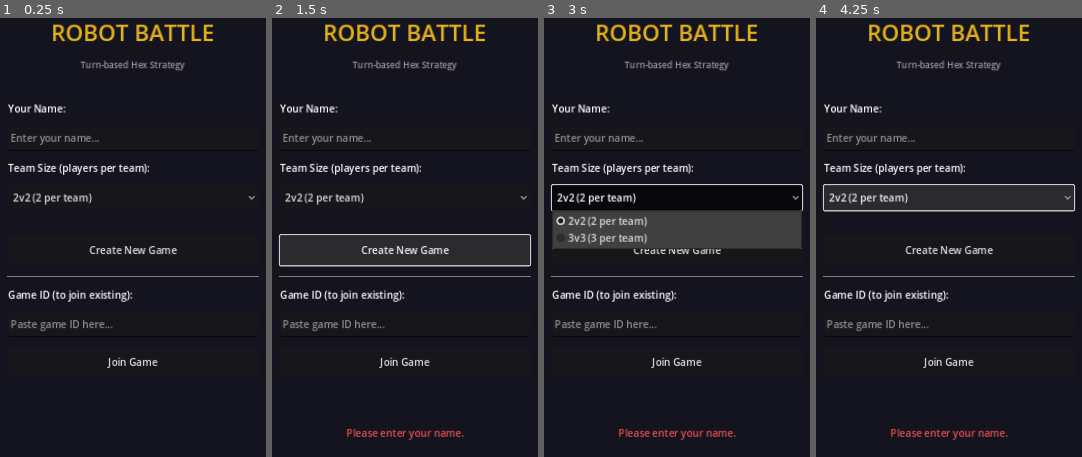
Above: before the commit, frames 1-4 (left to right).
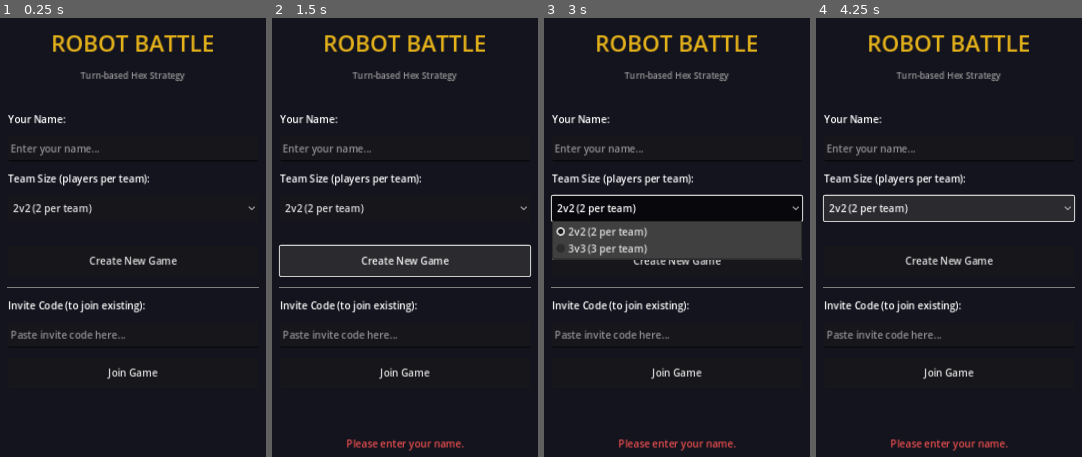
Above: after the commit, the same moments.

Repository: Karl-Eiholzer/robot_battle
Game: Godot game, scene res://scenes/main_menu.tscn
Two runs of this game, one before a commit and one after it. Both use one fixed random seed, a clock stepped at 60 frames per second and the inputs below.
Inputs:
- Up to frame 1 (0.25 s): no input
- Up to frame 2 (1.5 s): click "Join Game" at 0.5 s; click "Create New Game" at 1.25 s
- Up to frame 3 (3 s): click "Create New Game" at 2 s; click "2v2 (2 per team)" at 2.75 s
- Up to frame 4 (4.25 s): click "2v2 (2 per team)" at 3.5 s

The runs differ from the first frame. In frame 1, 9.7% of the frame differs, in the area x 2-98%, y 1-83%; in frame 2, 12%; in frame 3, 16%, in the area x 2-98%, y 1-99%; in frame 4, 12%.

Commit message:
Implement dual invite code system for team selection
Replace game_id-based joining with team-specific invite codes to give
creators control over team composition. Each game now generates two codes
(team_0_code and team_1_code) that creators share with their intended
teammates and opponents. This eliminates the unpredictability of
auto-assignment by join order.

Backend: New invite_codes.py generates memorable 3-word codes
(~84k combinations). Updated /game/create to return both codes.
Replaced /game/{game_id}/join with /game/invite/{code}/join endpoint.

Frontend: Updated main menu UI to display and copy both team codes.
Players now join by pasting the code they received.

Tests: Updated test_api.py and test_full_game.py to use invite codes
for all join operations.

Breaking change: Old /game/{game_id}/join endpoint removed.

Co-Authored-By: Claude Sonnet 4.5 <noreply@anthropic.com>

Diff:
--- a/game_client/scenes/main_menu.gd
+++ b/game_client/scenes/main_menu.gd
@@ -5,11 +5,16 @@
 @onready var player_name_input: LineEdit = $CenterContainer/VBox/PlayerNameInput
 @onready var team_size_option: OptionButton = $CenterContainer/VBox/TeamSizeOption
 @onready var create_game_btn: Button = $CenterContainer/VBox/CreateGameBtn
-@onready var game_id_input: LineEdit = $CenterContainer/VBox/GameIDInput
+@onready var invite_code_input: LineEdit = $CenterContainer/VBox/InviteCodeInput
 @onready var join_game_btn: Button = $CenterContainer/VBox/JoinGameBtn
 @onready var status_label: Label = $CenterContainer/VBox/StatusLabel
 @onready var error_label: Label = $CenterContainer/VBox/ErrorLabel
-@onready var game_id_display: Label = $CenterContainer/VBox/GameIDDisplay
+@onready var team_0_code_label: Label = $CenterContainer/VBox/Team0CodeLabel
+@onready var team_0_code_display: Label = $CenterContainer/VBox/Team0CodeDisplay
+@onready var copy_team_0_btn: Button = $CenterContainer/VBox/CopyTeam0Btn
+@onready var team_1_code_label: Label = $CenterContainer/VBox/Team1CodeLabel
+@onready var team_1_code_display: Label = $CenterContainer/VBox/Team1CodeDisplay
+@onready var copy_team_1_btn: Button = $CenterContainer/VBox/CopyTeam1Btn
 @onready var poll_timer: Timer = $PollTimer
 
 # ==================== State ====================
@@ -27,12 +32,12 @@
 	# Pre-fill from saved state if available
 	if GameState.player_name != "":
 		player_name_input.text = GameState.player_name
-	if GameState.game_id != "":
-		game_id_input.text = GameState.game_id
 
 	# Connect buttons
 	create_game_btn.pressed.connect(_on_create_pressed)
 	join_game_btn.pressed.connect(_on_join_pressed)
+	copy_team_0_btn.pressed.connect(_on_copy_team_0_pressed)
+	copy_team_1_btn.pressed.connect(_on_copy_team_1_pressed)
 	poll_timer.timeout.connect(_on_poll_timer)
 
 	# Connect API signals
@@ -56,32 +61,57 @@
 
 func _on_join_pressed() -> void:
 	var pname = player_name_input.text.strip_edges()
-	var gid = game_id_input.text.strip_edges()
+	var code = invite_code_input.text.strip_edges()
 	if pname == "":
 		_show_error("Please enter your name.")
 		return
-	if gid == "":
-		_show_error("Please enter a game ID.")
+	if code == "":
+		_show_error("Please enter an invite code.")
 		return
 
 	GameState.player_name = pname
 	_set_waiting(true, "Joining game...")
-	APIClient.join_game(gid, pname)
+	APIClient.join_game_by_code(code, pname)
+
+func _on_copy_team_0_pressed() -> void:
+	var code = team_0_code_display.text
+	if code != "":
+		DisplayServer.clipboard_set(code)
+		_show_status("Team 0 code copied! Share with your teammates.")
+
+func _on_copy_team_1_pressed() -> void:
+	var code = team_1_code_display.text
+	if code != "":
+		DisplayServer.clipboard_set(code)
+		_show_status("Team 1 code copied! Share with opponents.")
 
 # ==================== API Response Handlers ====================
 
 func _on_game_created(data: Dictionary) -> void:
 	GameState.initialize_from_create_response(data)
-	_show_status("Game created! Share this ID with your friends:")
-	game_id_display.text = GameState.game_id
+
+	# Show both invite codes
+	var team_0_code = data.get("team_0_invite_code", "")
+	var team_1_code = data.get("team_1_invite_code", "")
+
+	team_0_code_display.text = team_0_code
+	team_1_code_display.text = team_1_code
+
+	team_0_code_label.visible = true
+	team_0_code_display.visible = true
+	copy_team_0_btn.visible = true
+	team_1_code_label.visible = true
+	team_1_code_display.visible = true
+	copy_team_1_btn.visible = true
+
+	_show_status("Game created! Share codes with players:")
 	_set_waiting(true, "Waiting for players to join...")
 	poll_timer.start()
 
 func _on_game_joined(data: Dictionary) -> void:
 	GameState.initialize_from_join_response(data)
 	var state = data.get("state", "")
-	_show_status("Joined game " + GameState.game_id)
-	game_id_display.text = "Game ID: " + GameState.game_id
+	_show_status("Joined game as Team %d" % GameState.player_team)
 
 	if state == "in_progress":
 		_transition_forward()
@@ -102,7 +132,7 @@
 		_:
 			_show_status("Game state: " + state)
 
-func _on_request_failed(endpoint: String, status_code: int, body: String) -> void:
+func _on_request_failed(_endpoint: String, status_code: int, body: String) -> void:
 	_set_waiting(false, "")
 	poll_timer.stop()
 	_show_error("Error (%d): %s" % [status_code, body])
--- a/game_client/scenes/main_menu.tscn
+++ b/game_client/scenes/main_menu.tscn
@@ -7,6 +7,8 @@
 anchors_preset = 15
 anchor_right = 1.0
 anchor_bottom = 1.0
+grow_horizontal = 2
+grow_vertical = 2
 script = ExtResource("1")
 
 [node name="Background" type="ColorRect" parent="."]
@@ -14,6 +16,8 @@
 anchors_preset = 15
 anchor_right = 1.0
 anchor_bottom = 1.0
+grow_horizontal = 2
+grow_vertical = 2
 color = Color(0.08, 0.08, 0.12, 1)
 
 [node name="CenterContainer" type="CenterContainer" parent="."]
@@ -21,99 +25,129 @@
 anchors_preset = 15
 anchor_right = 1.0
 anchor_bottom = 1.0
+grow_horizontal = 2
+grow_vertical = 2
 
 [node name="VBox" type="VBoxContainer" parent="CenterContainer"]
+custom_minimum_size = Vector2(400, 0)
 layout_mode = 2
-custom_minimum_size = Vector2(400, 0)
 theme_override_constants/separation = 16
 
 [node name="Title" type="Label" parent="CenterContainer/VBox"]
 layout_mode = 2
+theme_override_colors/font_color = Color(0.9, 0.7, 0.1, 1)
+theme_override_font_sizes/font_size = 36
 text = "ROBOT BATTLE"
 horizontal_alignment = 1
-theme_override_font_sizes/font_size = 36
-theme_override_colors/font_color = Color(0.9, 0.7, 0.1, 1)
 
 [node name="Subtitle" type="Label" parent="CenterContainer/VBox"]
 layout_mode = 2
+theme_override_colors/font_color = Color(0.6, 0.6, 0.6, 1)
+theme_override_font_sizes/font_size = 14
 text = "Turn-based Hex Strategy"
 horizontal_alignment = 1
-theme_override_font_sizes/font_size = 14
-theme_override_colors/font_color = Color(0.6, 0.6, 0.6, 1)
 
 [node name="Spacer1" type="Control" parent="CenterContainer/VBox"]
+custom_minimum_size = Vector2(0, 16)
 layout_mode = 2
-custom_minimum_size = Vector2(0, 16)
 
 [node name="PlayerNameLabel" type="Label" parent="CenterContainer/VBox"]
 layout_mode = 2
 text = "Your Name:"
 
 [node name="PlayerNameInput" type="LineEdit" parent="CenterContainer/VBox"]
+custom_minimum_size = Vector2(0, 40)
 layout_mode = 2
 placeholder_text = "Enter your name..."
-custom_minimum_size = Vector2(0, 40)
 
 [node name="TeamSizeLabel" type="Label" parent="CenterContainer/VBox"]
 layout_mode = 2
 text = "Team Size (players per team):"
 
 [node name="TeamSizeOption" type="OptionButton" parent="CenterContainer/VBox"]
+custom_minimum_size = Vector2(0, 40)
 layout_mode = 2
-custom_minimum_size = Vector2(0, 40)
+selected = 0
 item_count = 2
-selected = 0
+popup/item_1/id = 1
 
 [node name="Spacer2" type="Control" parent="CenterContainer/VBox"]
+custom_minimum_size = Vector2(0, 8)
 layout_mode = 2
-custom_minimum_size = Vector2(0, 8)
 
 [node name="CreateGameBtn" type="Button" parent="CenterContainer/VBox"]
+custom_minimum_size = Vector2(0, 48)
 layout_mode = 2
-custom_minimum_size = Vector2(0, 48)
 text = "Create New Game"
 
 [node name="Separator" type="HSeparator" parent="CenterContainer/VBox"]
 layout_mode = 2
 
-[node name="GameIDLabel" type="Label" parent="CenterContainer/VBox"]
+[node name="InviteCodeLabel" type="Label" parent="CenterContainer/VBox"]
 layout_mode = 2
-text = "Game ID (to join existing):"
+text = "Invite Code (to join existing):"
 
-[node name="GameIDInput" type="LineEdit" parent="CenterContainer/VBox"]
+[node name="InviteCodeInput" type="LineEdit" parent="CenterContainer/VBox"]
+custom_minimum_size = Vector2(0, 40)
 layout_mode = 2
-placeholder_text = "Paste game ID here..."
-custom_minimum_size = Vector2(0, 40)
+placeholder_text = "Paste invite code here..."
 
 [node name="JoinGameBtn" type="Button" parent="CenterContainer/VBox"]
+custom_minimum_size = Vector2(0, 48)
 layout_mode = 2
-custom_minimum_size = Vector2(0, 48)
 text = "Join Game"
 
 [node name="Spacer3" type="Control" parent="CenterContainer/VBox"]
+custom_minimum_size = Vector2(0, 8)
 layout_mode = 2
-custom_minimum_size = Vector2(0, 8)
 
 [node name="StatusLabel" type="Label" parent="CenterContainer/VBox"]
 layout_mode = 2
-text = ""
+theme_override_colors/font_color = Color(0.4, 0.9, 0.4, 1)
 horizontal_alignment = 1
 autowrap_mode = 3
-theme_override_colors/font_color = Color(0.4, 0.9, 0.4, 1)
 
 [node name="ErrorLabel" type="Label" parent="CenterContainer/VBox"]
 layout_mode = 2
-text = ""
+theme_override_colors/font_color = Color(0.9, 0.3, 0.3, 1)
 horizontal_alignment = 1
 autowrap_mode = 3
-theme_override_colors/font_color = Color(0.9, 0.3, 0.3, 1)
 
-[node name="GameIDDisplay" type="Label" parent="CenterContainer/VBox"]
+[node name="Team0CodeLabel" type="Label" parent="CenterContainer/VBox"]
 layout_mode = 2
-text = ""
+text = "Team 0 Code (Your Team):"
+visible = false
+
+[node name="Team0CodeDisplay" type="Label" parent="CenterContainer/VBox"]
+layout_mode = 2
+theme_override_colors/font_color = Color(0.4, 0.9, 0.4, 1)
+theme_override_font_sizes/font_size = 14
 horizontal_alignment = 1
-theme_override_font_sizes/font_size = 12
-theme_override_colors/font_color = Color(0.7, 0.7, 1.0, 1)
+visible = false
+
+[node name="CopyTeam0Btn" type="Button" parent="CenterContainer/VBox"]
+custom_minimum_size = Vector2(0, 32)
+layout_mode = 2
+text = "Copy Team 0 Code"
+visible = false
+
+[node name="Team1CodeLabel" type="Label" parent="CenterContainer/VBox"]
+layout_mode = 2
+text = "Team 1 Code (Opponents):"
+visible = false
+
+[node name="Team1CodeDisplay" type="Label" parent="CenterContainer/VBox"]
+layout_mode = 2
+theme_override_colors/font_color = Color(0.9, 0.4, 0.4, 1)
+theme_override_font_sizes/font_size = 14
+horizontal_alignment = 1
+visible = false
+
+[node name="CopyTeam1Btn" type="Button" parent="CenterContainer/VBox"]
+custom_minimum_size = Vector2(0, 32)
+layout_mode = 2
+text = "Copy Team 1 Code"
+visible = false
 
 [node name="PollTimer" type="Timer" parent="."]
 wait_time = 5.0
--- a/game_client/scripts/api_client.gd
+++ b/game_client/scripts/api_client.gd
@@ -36,15 +36,16 @@
 
 func create_game(player_name: String, team_size: int) -> void:
 	var body = {
+		"player_name": player_name,
 		"max_players": team_size * 2,
 		"map_config": {"width": 15, "height": 15},
 		"game_variables": {"team_size": team_size}
 	}
 	_enqueue("/game/create", HTTPClient.METHOD_POST, body, "game_created")
 
-func join_game(game_id: String, player_name: String) -> void:
+func join_game_by_code(invite_code: String, player_name: String) -> void:
 	var body = {"player_name": player_name}
-	_enqueue("/game/" + game_id + "/join", HTTPClient.METHOD_POST, body, "game_joined")
+	_enqueue("/game/invite/" + invite_code + "/join", HTTPClient.METHOD_POST, body, "game_joined")
 
 func get_status(game_id: String) -> void:
 	_enqueue("/game/" + game_id + "/status", HTTPClient.METHOD_GET, {}, "game_status_received")
--- a/game_client/scripts/game_state.gd
+++ b/game_client/scripts/game_state.gd
@@ -10,6 +10,8 @@
 var api_key: String = ""
 var player_name: String = ""
 var player_team: int = -1  # 0 or 1
+var team_0_invite_code: String = ""
+var team_1_invite_code: String = ""
 
 # ==================== Game Config ====================
 
@@ -82,7 +84,9 @@
 	game_id = data.get("game_id", "")
 	player_id = data.get("creator_player_id", "")
 	api_key = data.get("api_key", "")
-	player_team = 0  # Creator is always team 0
+	player_team = data.get("team", 0)  # Should be 0 for creator
+	team_0_invite_code = data.get("team_0_invite_code", "")
+	team_1_invite_code = data.get("team_1_invite_code", "")
 	game_state_str = data.get("state", "waiting_for_players")
 	save_state()
 
@@ -90,9 +94,9 @@
 	game_id = data.get("game_id", "")
 	player_id = data.get("player_id", "")
 	api_key = data.get("api_key", "")
+	player_team = data.get("team", -1)  # Team assigned by backend
 	game_state_str = data.get("state", "waiting_for_players")
 	map_data = data.get("map", {})
-	# Team is determined by join order; we'll get it from initial_state
 	save_state()
 
 func initialize_from_initial_state(data: Dictionary) -> void:
@@ -173,6 +177,8 @@
 	cfg.set_value("session", "api_key", api_key)
 	cfg.set_value("session", "player_name", player_name)
 	cfg.set_value("session", "player_team", player_team)
+	cfg.set_value("session", "team_0_invite_code", team_0_invite_code)
+	cfg.set_value("session", "team_1_invite_code", team_1_invite_code)
 	cfg.save(SAVE_PATH)
 
 func load_saved_state() -> void:
@@ -183,6 +189,8 @@
 		api_key = cfg.get_value("session", "api_key", "")
 		player_name = cfg.get_value("session", "player_name", "")
 		player_team = cfg.get_value("session", "player_team", -1)
+		team_0_invite_code = cfg.get_value("session", "team_0_invite_code", "")
+		team_1_invite_code = cfg.get_value("session", "team_1_invite_code", "")
 
 func clear_saved_state() -> void:
 	var cfg = ConfigFile.new()
Not shown: 1 places in game_client/scenes/main_menu.tscn that only renumber resources
Not shown, added: IMPLEMENTATION_SUMMARY.md
Not shown, added: INVITE_CODE_GUIDE.md
Not shown, added: backend/invite_codes.py
Not shown, changed: backend/main.py
Not shown, changed: backend/models.py
Not shown, changed: backend/redis_client.py
Not shown, changed: test_api.py
Not shown, changed: test_full_game.py
